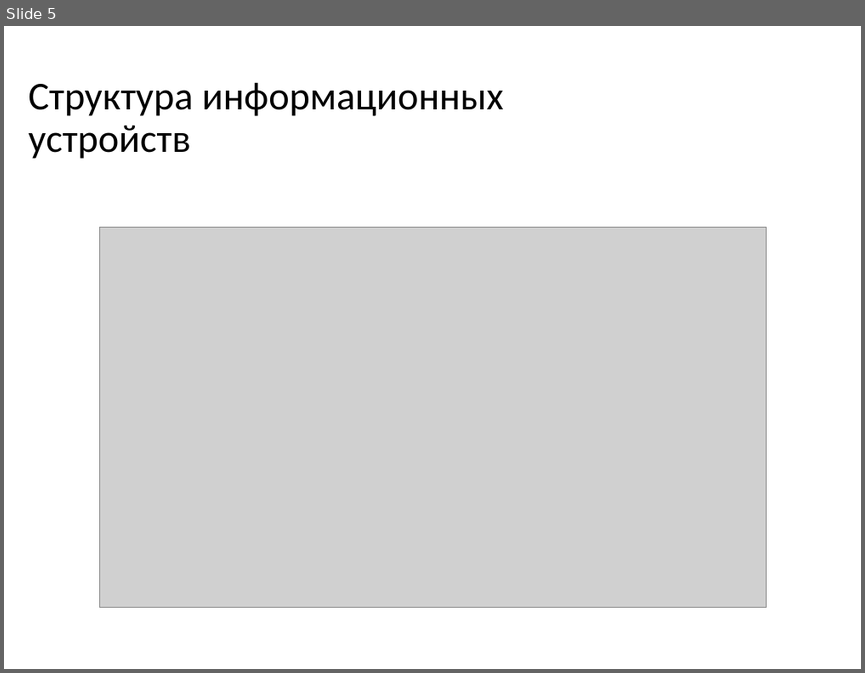
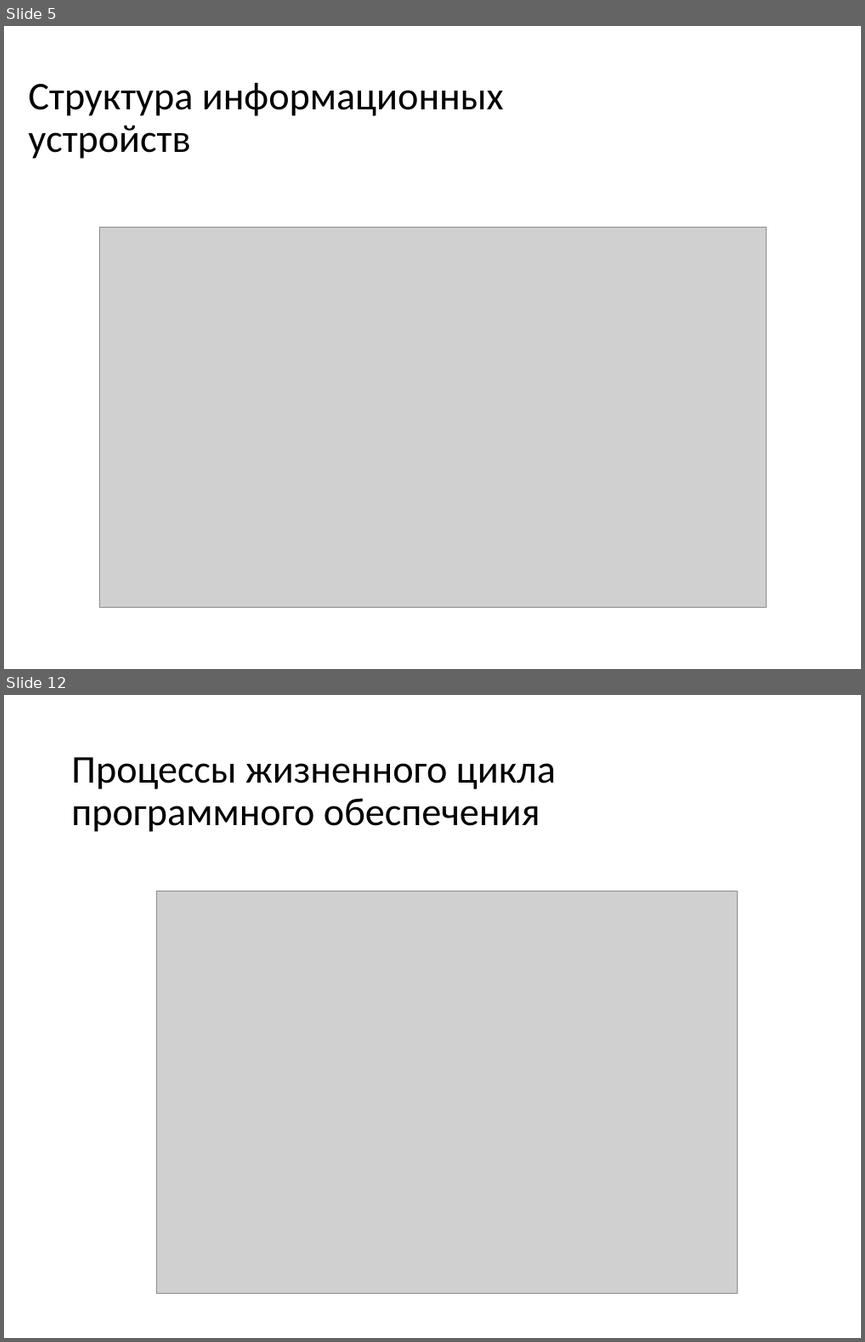
Before and after one commit to dimamatrusmat/domaxadlamena, a slide deck: Презентации/Обобщающая презентация.pptm. Shown one above the other, each under a label of ours: slide 5 before the commit, slides 5 and 12 after it; the slides between them are not shown. The pictures are 865x673 and 865x1342 pixels, drawn with LibreOffice and Linux fonts; fonts in the diff are those of the drawing; grey boxes stand for pictures. Boxes give left, top, right and bottom in pixels: in the first picture for what was removed or moved away, otherwise in the second. Text is boxed around its words. In the diff, an @@ line names an element or a change of style, - is before the commit and + after.

```diff
--- a/Презентации/Обобщающая презентация.pptm
+++ b/Презентации/Обобщающая презентация.pptm
@@ slide 12 added at [4, 695, 861, 1338], background #FFFFFF @@
@@ title added at [71, 757, 556, 832], 33 pt, text #000000 @@
+Процессы жизненного цикла программного обеспечения
@@ picture added at [157, 891, 738, 1293] @@
```
Also in this commit, not shown: 4 slides changed, 13 other slides added, 20 slides removed, 2 other files.
